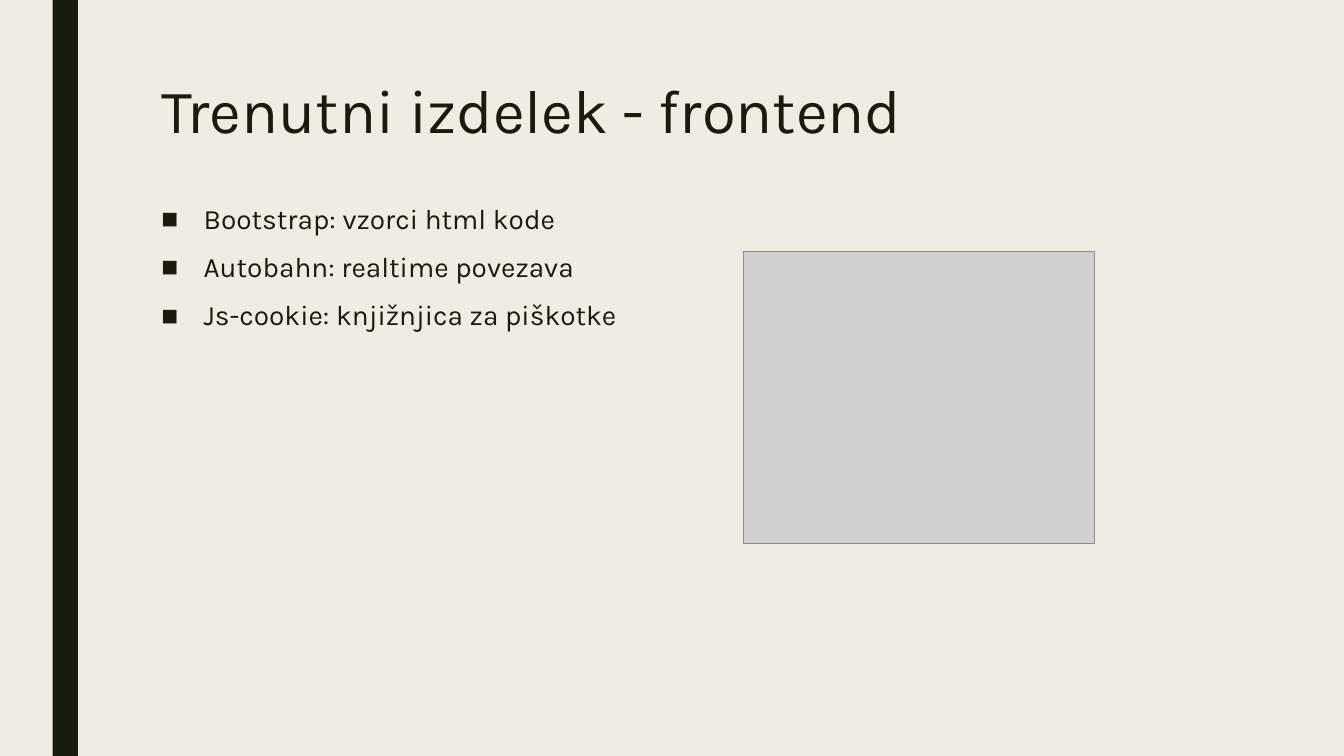
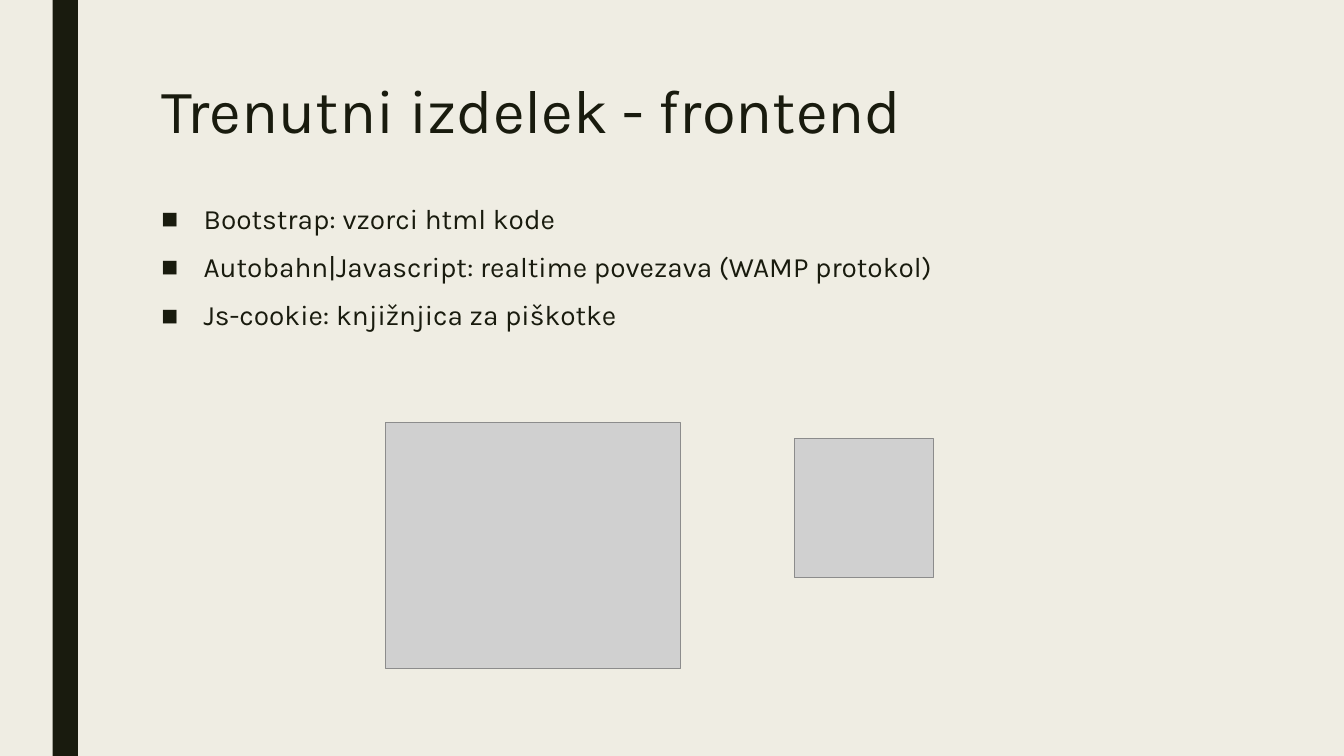
Before and after one commit to viliwonka/messenger, a slide deck: slide 5 of internetna klepetalnica.pptx (slide 6 before the commit). Drawn at 1344x756 pixels with LibreOffice and Linux fonts; fonts in the diff are those of the drawing; grey boxes stand for pictures. Boxes give left, top, right and bottom in pixels: in the first picture for what was removed or moved away, otherwise in the second. Text is boxed around its words. In the diff, an @@ line names an element or a change of style, - is before the commit and + after.

```diff
--- a/internetna klepetalnica.pptx
+++ b/internetna klepetalnica.pptx
@@ text at [204, 256, 932, 284]: text changed @@
-■ Autobahn: realtime povezava
+■ Autobahn|Javascript: realtime povezava (WAMP protokol)
@@ picture: place and size @@
-picture at [744, 252, 1095, 543]
+picture at [385, 422, 681, 668]
@@ picture added at [795, 439, 934, 578] @@
```
Also in this commit, not shown: 3 other slides changed, 1 slide added.
